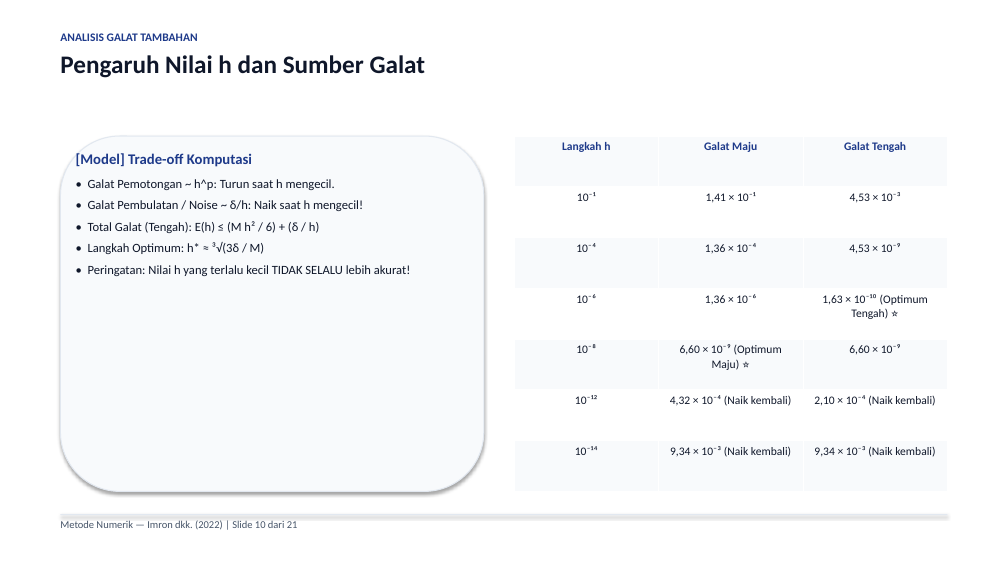
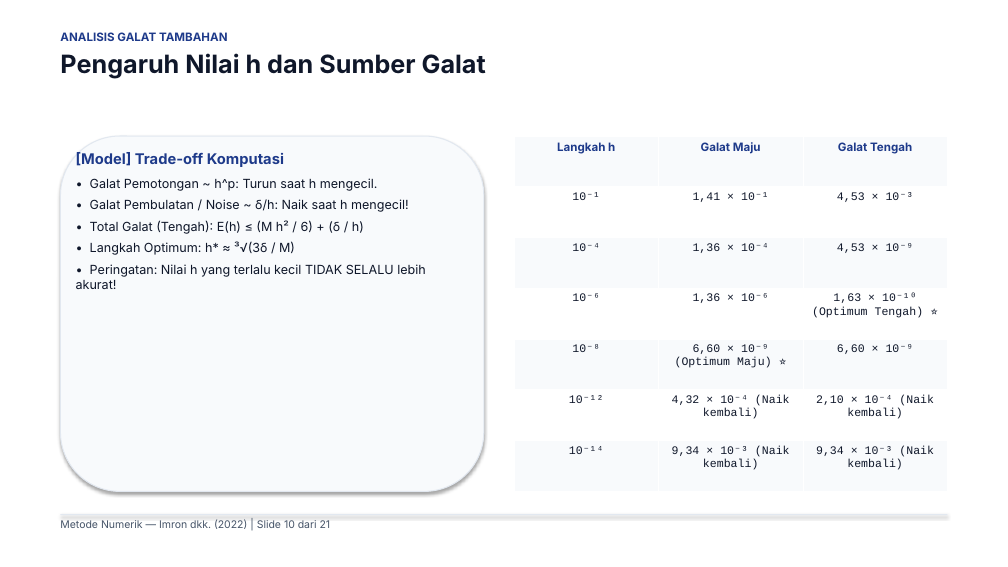
Before and after one commit to Moreyartea/Diferensiasi-Numerik, a slide deck: slide 10 of Diferensiasi_Numerik.pptx. Drawn at 1008x567 pixels with LibreOffice and Linux fonts; fonts in the diff are those of the drawing. Boxes give left, top, right and bottom in pixels: in the first picture for what was removed or moved away, otherwise in the second. Text is boxed around its words. In the diff, an @@ line names an element or a change of style, - is before the commit and + after.

Commit message:
feat: add local font assets and update print stylesheet for 16:9 presentation export

```diff
--- a/Diferensiasi_Numerik.pptx
+++ b/Diferensiasi_Numerik.pptx
@@ table at bbox=[514, 136, 948, 492] @@
@@ font Calibri to Inter in "Langkah h", "Galat Maju", "Galat Tengah" @@
@@ font Calibri to Courier New in "10⁻¹", "1,41 × 10⁻¹", "4,53 × 10⁻³", "10⁻⁴" and 14 more places @@
@@ font Calibri to Inter in 3 elements at bbox=[60, 32, 486, 78], bbox=[60, 519, 331, 529], bbox=[76, 152, 426, 289] @@
```
Also in this commit, not shown: 20 other slides changed, 13 other files.
